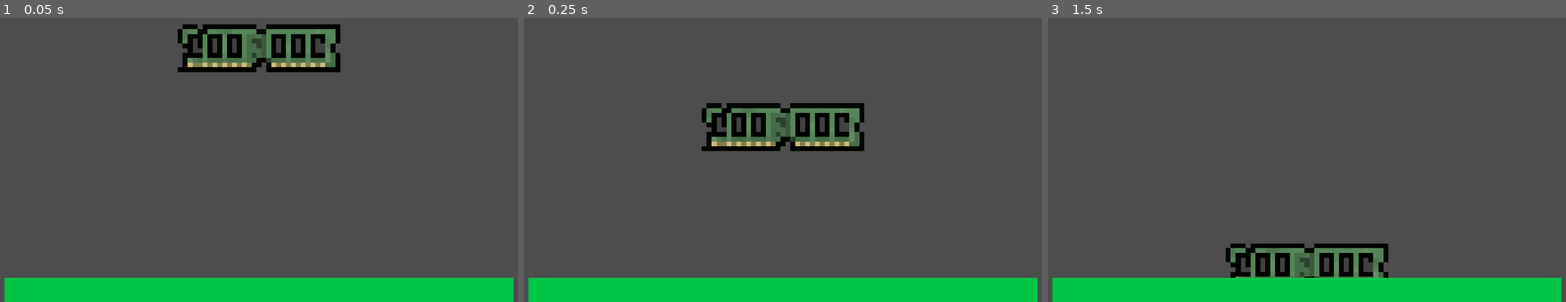
Above: before the commit, frames 1-3 (left to right).
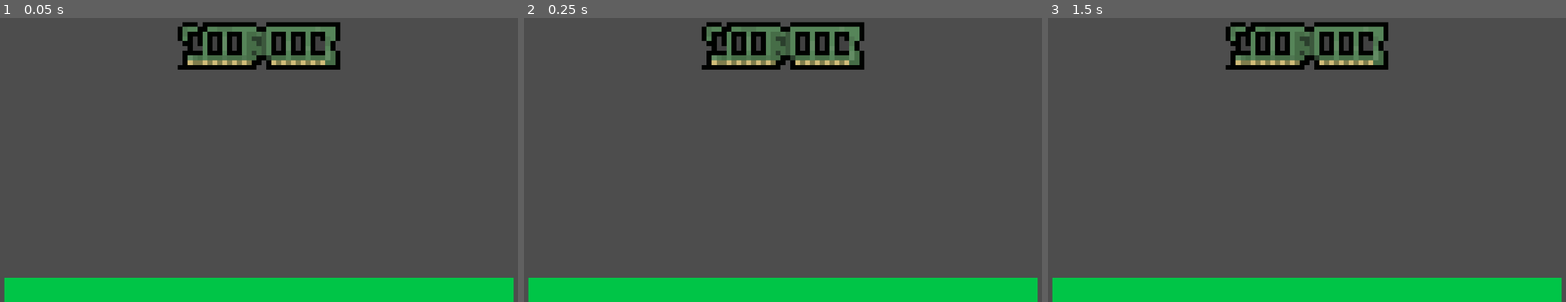
Above: after the commit, the same moments.

Repository: Raikosuu/Full-Tech-Panic_Public
Game: Godot game, scene res://scenes/minigame1.tscn
The game is run twice, just before and just after one commit, with the same random seed, the same clock (stepped at 60 frames per second) and the same inputs. This scene is started directly instead of the project's main scene.
Inputs (mouse positions are in pixels of both pictures, inside the frame that each line leads up to):
- Up to frame 1 (0.05 s): no input
- Up to frame 2 (0.25 s): no input
- Up to frame 3 (1.5 s): move the mouse to (1420, 140) at 0.52 s; hold D (move_right) 0.53-1.25 s; click (1420, 140) at 0.67 s; tap Enter at 1.25 s; drag from (1203, 168) to (1151, 250) at 1.27 s

The runs differ from the first frame. In frame 1, 1.8% of the frame differs, in the area x 34-66%, y 1-20%; in frame 2, 9.2%, in the area x 34-66%, y 1-47%; in frame 3, 7.7%.

Commit message:
Tweaked script for drag and drop
object no long falls nor gets thrown endlessly

Diff:
--- a/scripts/drag_cont.gd
+++ b/scripts/drag_cont.gd
@@ -6,28 +6,32 @@
 var touch_index: int = -1
 var drag_offset: Vector2 = Vector2.ZERO
 var snapped: bool = false
-var _snap_target: Vector2 = Vector2.ZERO
 
-func _process(delta: float) -> void:
+func _ready() -> void:
+	gravity_scale = 0	# no falling on spawn
+	freeze_mode = RigidBody2D.FREEZE_MODE_KINEMATIC
+	freeze = true		# frozen in place on spawn
+	linear_velocity = Vector2.ZERO
+	set_physics_process(false)
+
+func _physics_process(delta: float) -> void:
 	if snapped:
-		global_position = _snap_target  # force position every frame — physics cannot fight this
+		set_physics_process(false)
 		return
+
 	if is_grabbed:
-		var still_held: bool = false
-		if touch_index == -1:
-			still_held = Input.is_mouse_button_pressed(MOUSE_BUTTON_LEFT)
-		else:
-			still_held = true
-		if not still_held:
+		# Check for mouse release
+		if touch_index == -1 and not Input.is_mouse_button_pressed(MOUSE_BUTTON_LEFT):
 			_release()
 			return
+		# Drag toward pointer
 		var target_pos: Vector2
 		if touch_index == -1:
 			target_pos = get_global_mouse_position() - drag_offset
 		else:
 			target_pos = _get_touch_position() - drag_offset
-		var direction = target_pos - global_position
-		linear_velocity = direction * 15
+		# While kinematic + frozen we set position directly
+		global_position = global_position.lerp(target_pos, 0.3)
 
 func _get_touch_position() -> Vector2:
 	return get_viewport().get_touch_position(touch_index)
@@ -35,12 +39,14 @@
 func _input(event: InputEvent) -> void:
 	if snapped:
 		return
+
 	if event is InputEventMouseButton and event.button_index == MOUSE_BUTTON_LEFT and touch_index == -1:
 		if event.pressed:
 			var local_pos = to_local(get_global_mouse_position())
 			if _is_point_inside(local_pos):
 				drag_offset = local_pos
 				_grab()
+
 	elif event is InputEventScreenTouch:
 		if event.pressed and not is_grabbed:
 			var local_pos = to_local(event.position)
@@ -51,6 +57,7 @@
 		elif not event.pressed and event.index == touch_index:
 			touch_index = -1
 			_release()
+
 	elif event is InputEventScreenDrag and event.index == touch_index:
 		pass
 
@@ -66,11 +73,17 @@
 
 func _grab() -> void:
 	is_grabbed = true
-	gravity_scale = 0
 	linear_velocity = Vector2.ZERO
+	freeze_mode = RigidBody2D.FREEZE_MODE_KINEMATIC
+	freeze = true		# stay kinematic while dragging so we control position directly
+	set_physics_process(true)
 
 func _release() -> void:
 	is_grabbed = false
+	linear_velocity = Vector2.ZERO #kill momentum
+	freeze = false		# unfreeze so it can fall
+	gravity_scale = 0	# enable gravity on drop
+	set_physics_process(false)
 	emit_signal("released", self)
 
 func snap(target_position: Vector2) -> void:
@@ -80,8 +93,9 @@
 	gravity_scale = 0
 	freeze_mode = RigidBody2D.FREEZE_MODE_KINEMATIC
 	freeze = true
-	_snap_target = target_position
-	global_position = _snap_target
+	global_position = target_position	# works reliably in kinematic mode
+	set_physics_process(false)
+	set_process_input(false)
 
 func drop() -> void:
-	gravity_scale = 1
+	pass	# gravity_scale = 1 already set in _release()
